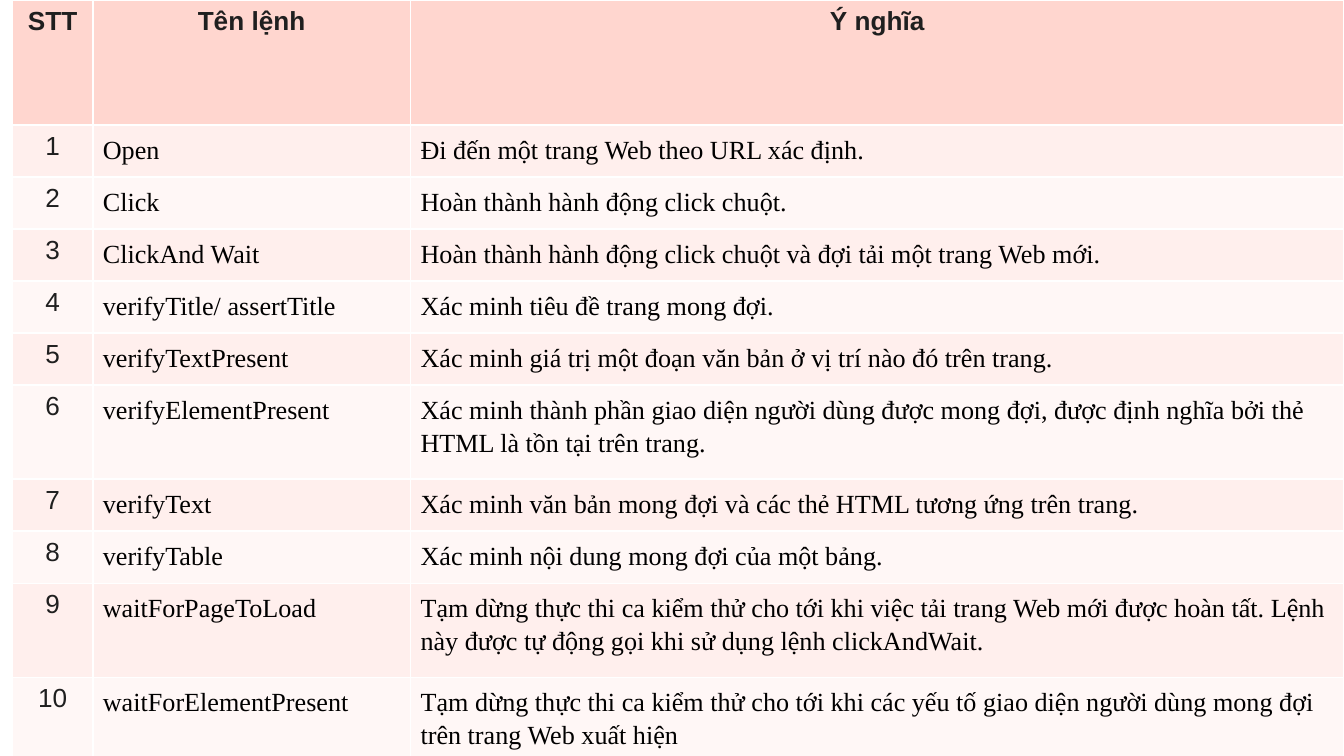
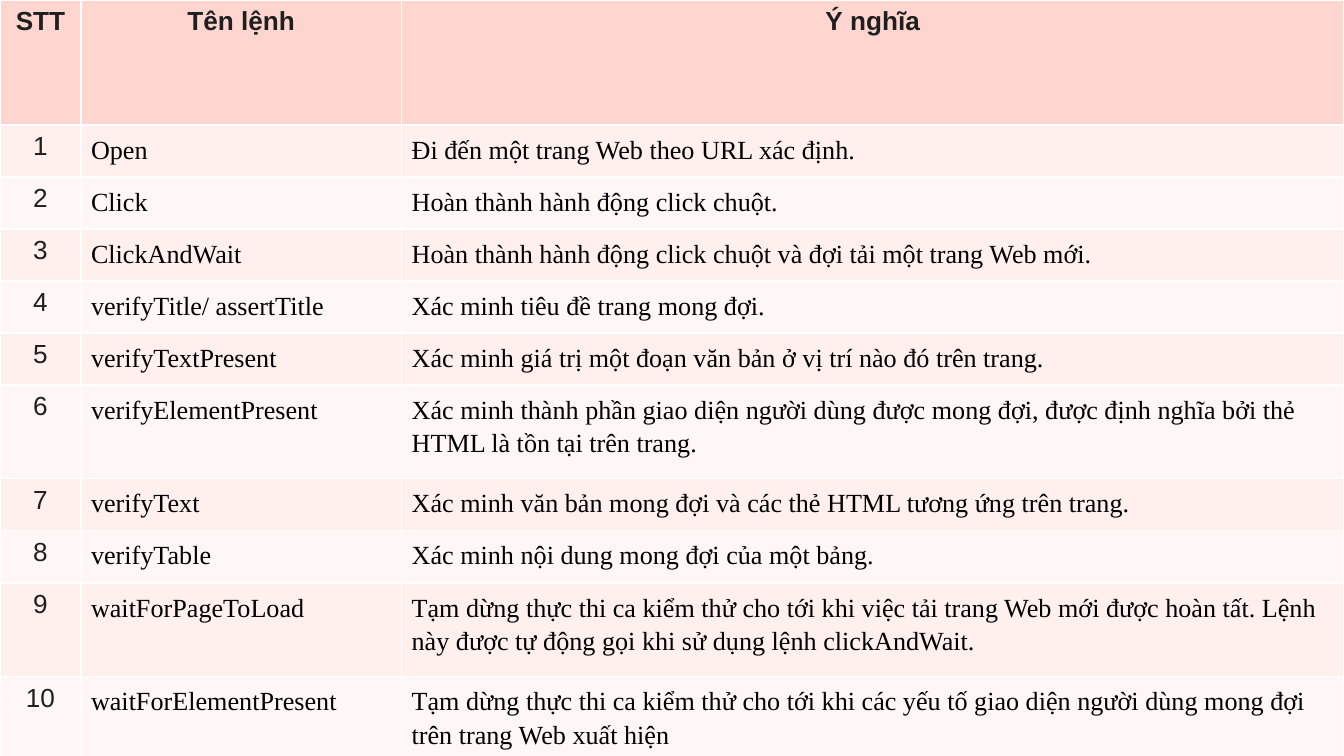
Before and after one commit to dtthvnh/VuThanhDat-2019600936, a slide deck: slide 10 of DATN-Selenium/BAOCAOKHOALUAN.pptx (slide 9 before the commit). Drawn at 1344x756 pixels with LibreOffice and Linux fonts; fonts in the diff are those of the drawing. Boxes give left, top, right and bottom in pixels: in the first picture for what was removed or moved away, otherwise in the second. Text is boxed around its words. In the diff, an @@ line names an element or a change of style, - is before the commit and + after.

```diff
--- a/DATN-Selenium/BAOCAOKHOALUAN.pptx
+++ b/DATN-Selenium/BAOCAOKHOALUAN.pptx
@@ table at [0, 0, 1344, 756] @@
-row 4, column 2: ClickAnd Wait
+row 4, column 2: ClickAndWait
@@ table: place and size @@
-table at [12, 0, 1344, 756]
+table at [0, 0, 1344, 756]
```
Also in this commit, not shown: 3 other slides changed, 5 slides added, 1 slide removed, 5 other files.
